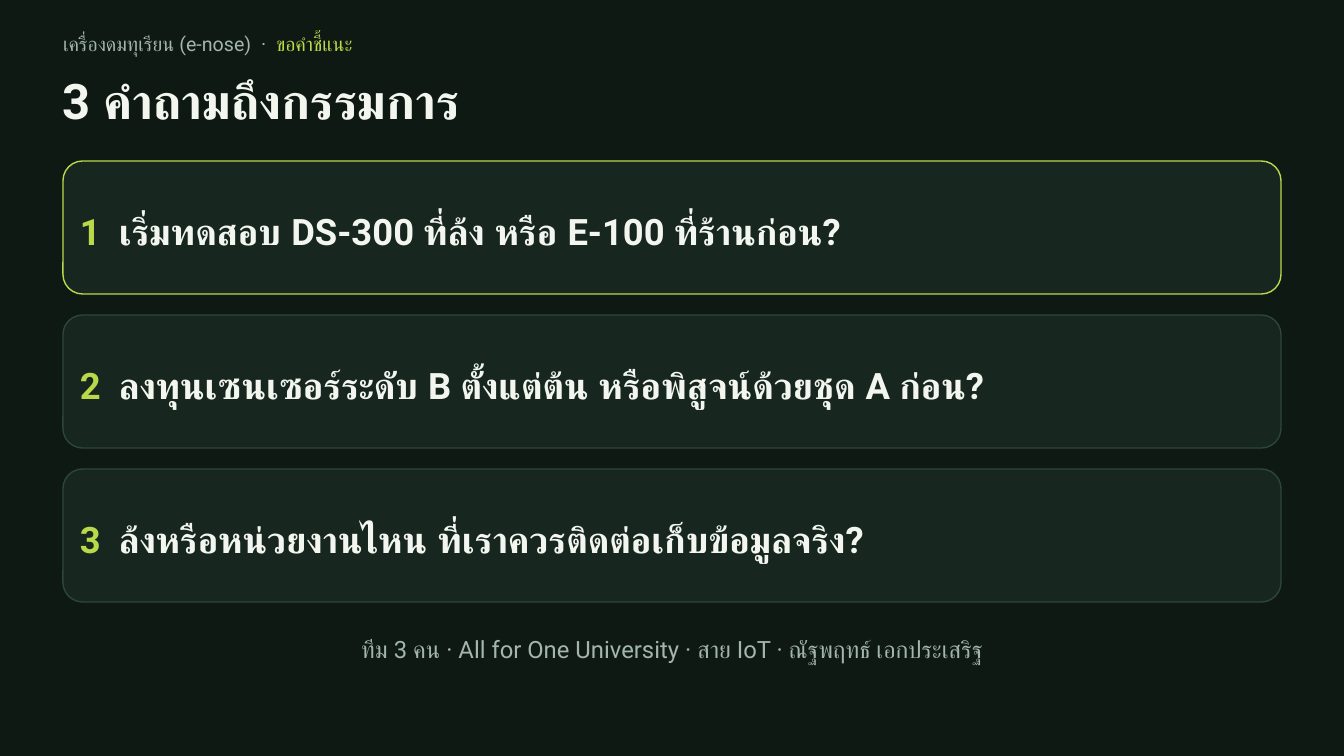
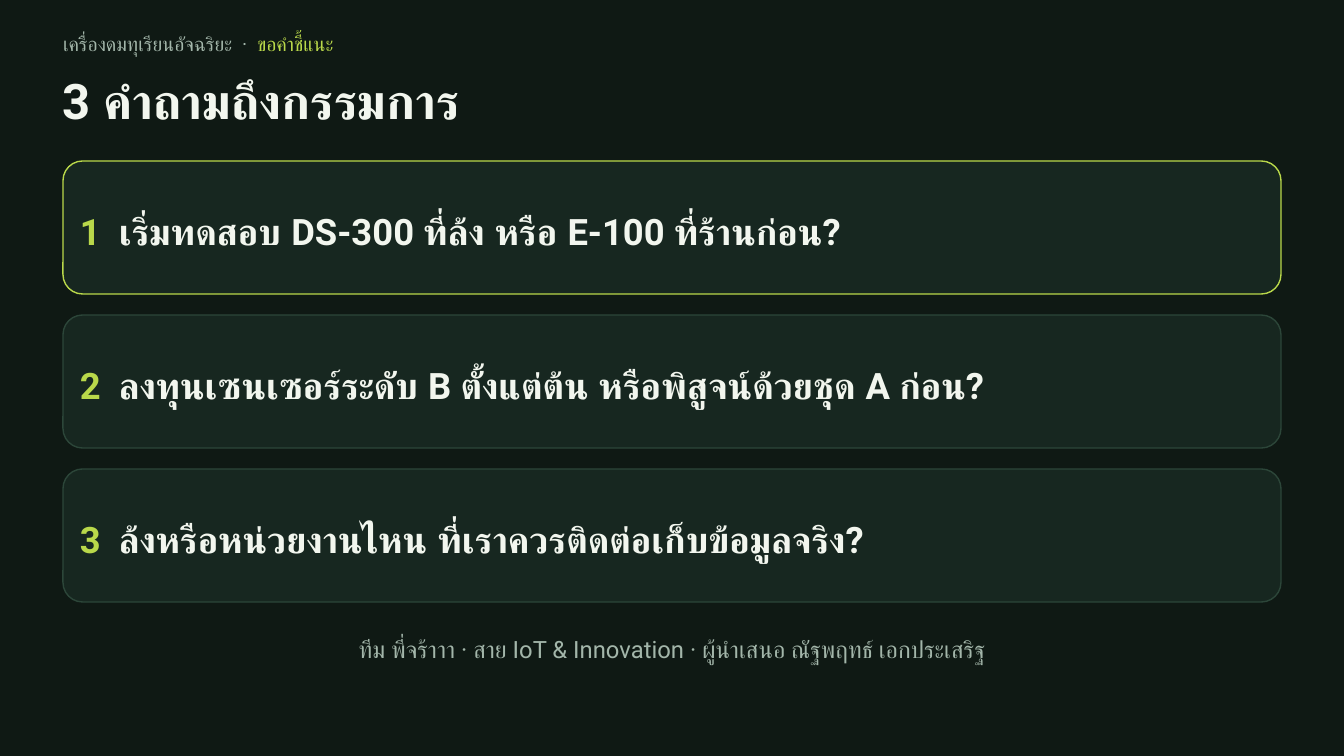
Before and after one commit to moolek02/e-nose-hub, a slide deck: slide 15 of docs/e-nose-pitch-deck-v2.pptx. Drawn at 1344x756 pixels with LibreOffice and Linux fonts; fonts in the diff are those of the drawing. Boxes give left, top, right and bottom in pixels: in the first picture for what was removed or moved away, otherwise in the second. Text is boxed around its words. In the diff, an @@ line names an element or a change of style, - is before the commit and + after.

```diff
--- a/docs/e-nose-pitch-deck-v2.pptx
+++ b/docs/e-nose-pitch-deck-v2.pptx
@@ text at (63,35,333,57): text changed @@
-เครื่องดมทุเรียน (e-nose) · ขอคำชี้แนะ
+เครื่องดมทุเรียนอัจฉริยะ · ขอคำชี้แนะ
@@ text at (359,639,985,665): text changed @@
-ทีม 3 คน · All for One University · สาย IoT · ณัฐพฤทธ์ เอกประเสริฐ
+ทีม พี่จร้าาา · สาย IoT & Innovation · ผู้นำเสนอ ณัฐพฤทธ์ เอกประเสริฐ
```
Also in this commit, not shown: 14 other slides changed, 12 other files.
